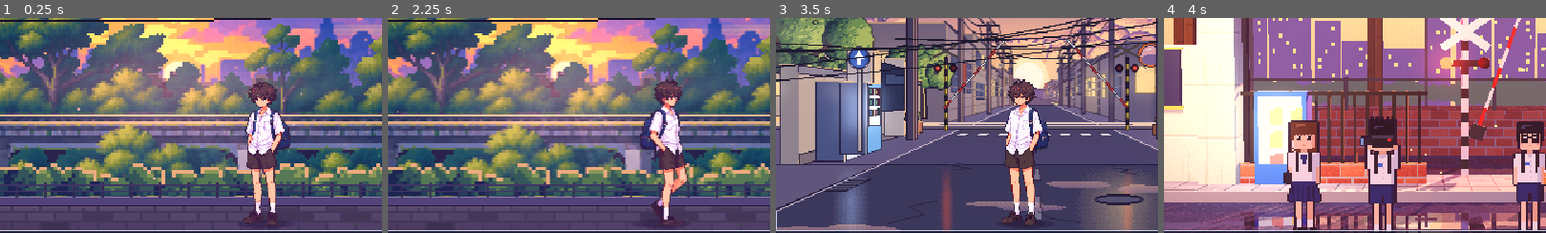
Above: before the commit, frames 1-4 (left to right).
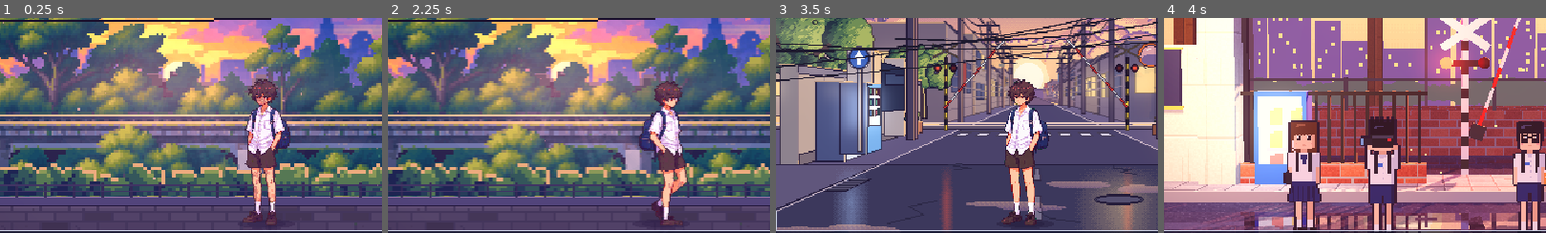
Above: after the commit, the same moments.

Repository: nerfmez/Story-game
Game: Godot game, scene res://scenes/main.tscn
Two runs of this game, one before a commit and one after it. Both use one fixed random seed, a clock stepped at 60 frames per second and the inputs below.
Inputs (mouse positions are % of the whole screen's width and height, from its top left):
- Up to frame 1 (0.25 s): no input
- Up to frame 2 (2.25 s): tap Enter (ui_accept) at 0.5, 0.77, 1.52 s; move the mouse to (72, 45) at 0.52 s; hold Right (ui_right) 0.53-1.28 s; tap Tab at 0.6, 1.35, 2.1 s; click (72, 45) at 0.67 s; move the mouse to (30, 55) at 1.27 s; hold Left (ui_left) 1.28-2.03 s; move the mouse to (60, 28) at 2.02 s; hold Right (ui_right) from 2.03 s (still down)
- Up to frame 3 (3.5 s): keep holding Right (ui_right); move the mouse to (45, 70) at 2.77 s; tap Tab at 2.85 s; click (45, 70) at 2.92 s; tap Enter (ui_accept) at 3.02 s
- Up to frame 4 (4 s): move the mouse to (80, 65) at 3.52 s; release Right (ui_right) at 3.53 s; hold Left (ui_left) from 3.53 s (still down); tap Tab at 3.6 s; tap Enter (ui_accept) at 3.77 s
The pictures show only the part of the screen within x 16-66%, y 28-78%; the shares and areas given below are measured in that part.

The runs differ from the first frame. In frame 1, 2.1% of the frame differs, in the area x 63-76%, y 28-96%; in frame 2, 1.6%; in frame 3, 0.2%; in frame 4, nothing differs.

Commit message:
Switch to the user's two-strap character set
- hero_uniform.png re-imported from the new two-strap still
  (art_source/hero_uniform2_greenscreen.png, 40x122 as before); it is the
  palette and proportion reference for everything else.
- Idle animation from the new video (frames 25-96, seamless loop, every
  2nd frame = 36 frames at 12 fps), --no-strap since it already shows
  both straps. import_idle_video.py now measures the result and rescales
  once so the collar sits at the still's height.
- Walk sheet and the fallback idle regenerated with the new palette;
  alignment offsets unchanged.

Co-Authored-By: Claude Opus 5.5 <noreply@anthropic.com>
Claude-Session: https://claude.ai/code/session_011NAKRUA9btL4iodwTEM3Dh

Diff:
--- a/scripts/hero_walker.gd
+++ b/scripts/hero_walker.gd
@@ -8,7 +8,7 @@
 ## - สร้างจากภาพนิ่ง (idle_fps = 0): 6 เฟรมจาก tools/make_idle_anim.py (หายใจ 3 ท่า + หลับตา)
 ## หรือภาพเดียวก็ได้ (idle_frames = 1)
 @export var idle_texture: Texture2D
-@export var idle_frames := 37
+@export var idle_frames := 36
 @export var idle_fps := 12.0
 ## เลื่อนภาพยืนให้ลำตัวตรงกับท่าเดิน (หันซ้าย / พลิกหันขวา)
 @export var idle_offset := Vector2(-1, 0)
Binary file added: art_source/hero_uniform2_greenscreen.png
Binary file changed: assets/characters/hero_idle.png
Binary file changed: assets/characters/hero_idle_video.png
Binary file changed: assets/characters/hero_uniform.png
Binary file changed: assets/characters/hero_walk.png
Binary file changed: docs/walk.gif
Not shown, changed: README.md
Not shown, changed: art_source/hero_idle_greenscreen.mp4
Not shown, changed: tools/import_idle_video.py
